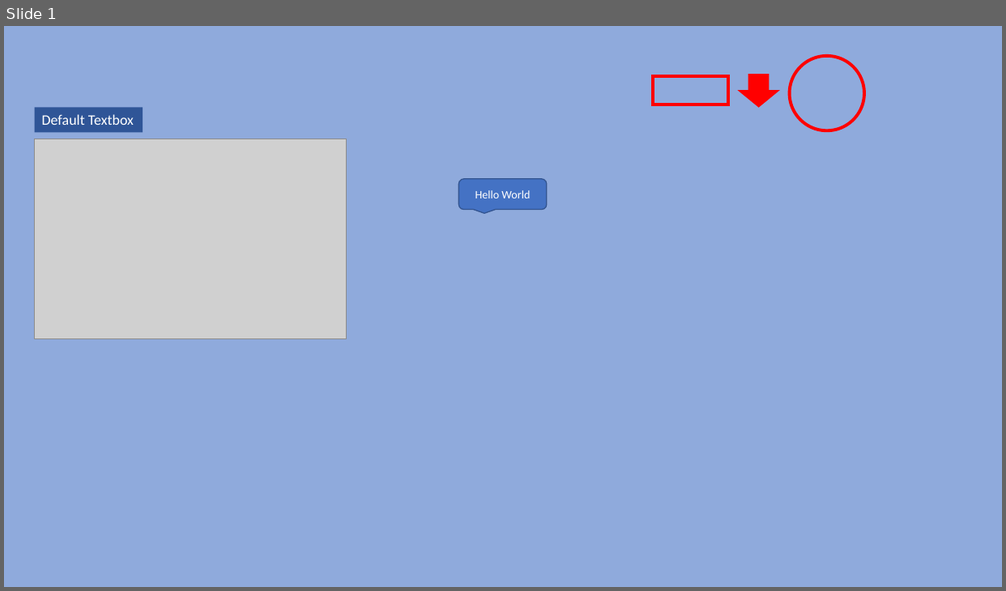
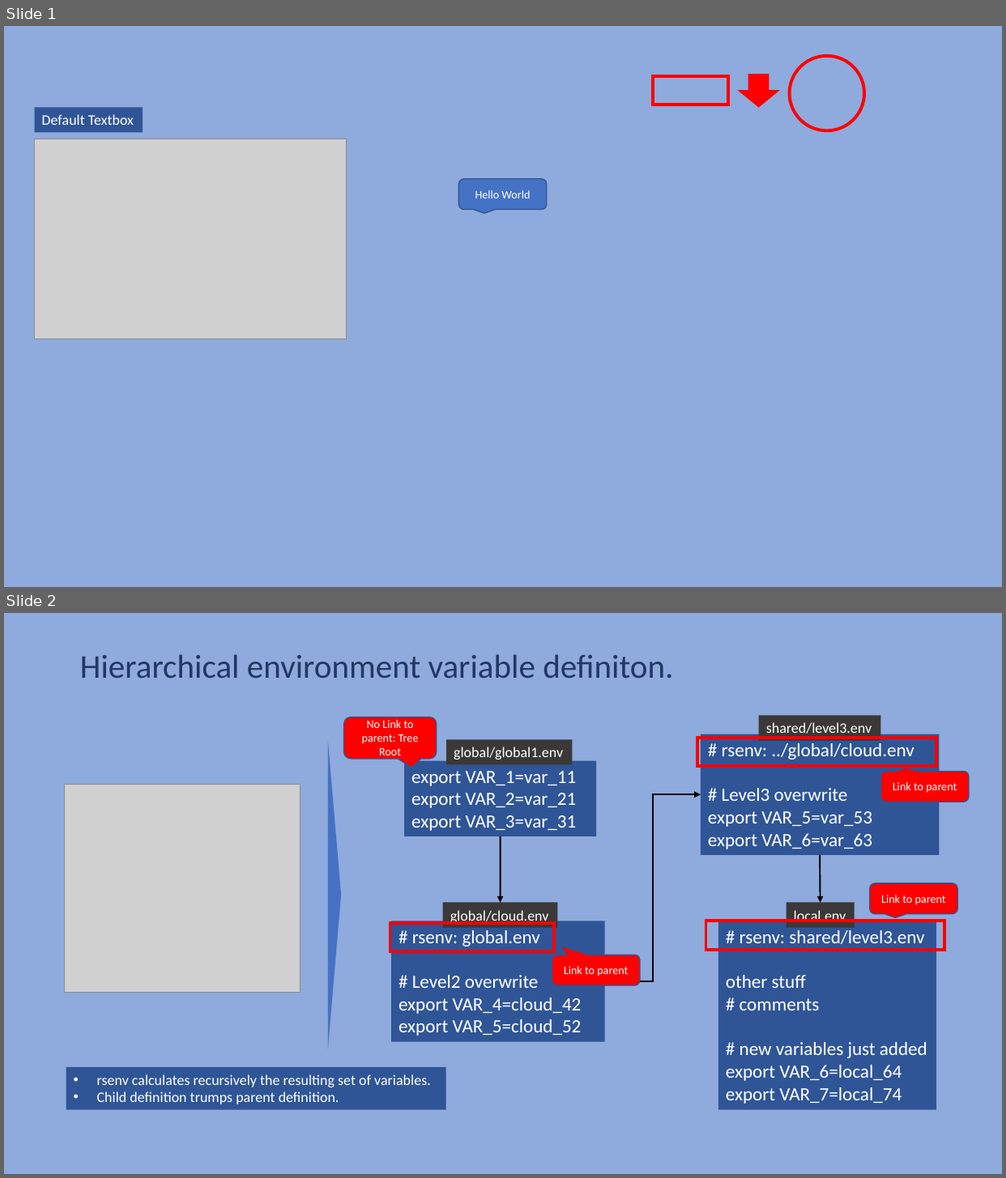
Before and after one commit to sysid/rs-env, a slide deck: doc/rsenv.pptx. Shown one above the other, each under a label of ours: slide 1 before the commit, slides 1 and 2 after it. The pictures are 1006x591 and 1006x1178 pixels, drawn with LibreOffice and Linux fonts; fonts in the diff are those of the drawing; grey boxes stand for pictures. Boxes give left, top, right and bottom in pixels: in the first picture for what was removed or moved away, otherwise in the second. Text is boxed around its words. In the diff, an @@ line names an element or a change of style, - is before the commit and + after.

```diff
--- a/doc/rsenv.pptx
+++ b/doc/rsenv.pptx
@@ slide 2 added at (4, 613, 1002, 1174), background #8FAADC @@
@@ title added at (80, 654, 673, 678), 32 pt, text #203864 @@
+Hierarchical environment variable definiton.
@@ rounded speech box added at (344, 717, 437, 759), fill #FF0000, outline #325491 1 pt, 11 pt, text #FFFFFF @@
+No Link to parent: Tree Root
@@ rectangle added at (759, 716, 880, 741), fill #3B3838, 14 pt, text #FFFFFF @@
+shared/level3.env
@@ triangle added at (328, 741, 341, 1050), fill #4472C4 @@
@@ rectangle added at (446, 739, 572, 765), fill #3B3838, 14 pt, text #FFFFFF @@
+global/global1.env
@@ rectangle added at (698, 738, 937, 766), outline #FF0000 3 pt @@
@@ rectangle added at (701, 735, 940, 855), fill #2F5597, 18 pt, text #FFFFFF @@
+# rsenv: ../global/cloud.env
+# Level3 overwrite
+export VAR_5=var_53
+export VAR_6=var_63
@@ rectangle added at (404, 761, 596, 837), fill #2F5597, 18 pt, text #FFFFFF @@
+export VAR_1=var_11
+export VAR_2=var_21
+export VAR_3=var_31
@@ rounded speech box added at (880, 771, 968, 802), fill #FF0000, outline #325491 1 pt, 11 pt, text #FFFFFF @@
+Link to parent
@@ picture added at (65, 785, 300, 993) @@
@@ elbow arrow added from (605, 982) to (701, 795), #000000 1.5 pt @@
@@ arrow added from (501, 837) to (501, 903), #000000 1.5 pt @@
@@ arrow added from (820, 855) to (820, 903), #000000 1.5 pt @@
@@ rectangle added at (443, 903, 557, 928), fill #3B3838, 14 pt, text #FFFFFF @@
+global/cloud.env
@@ rectangle added at (786, 903, 854, 928), fill #3B3838, 14 pt, text #FFFFFF @@
+local.env
@@ rounded speech box added at (870, 884, 957, 914), fill #FF0000, outline #325491 1 pt, 11 pt, text #FFFFFF @@
+Link to parent
@@ rectangle added at (390, 923, 554, 952), outline #FF0000 3 pt @@
@@ rectangle added at (391, 922, 604, 1043), fill #2F5597, 18 pt, text #FFFFFF @@
+# rsenv: global.env
+# Level2 overwrite
+export VAR_4=cloud_42
+export VAR_5=cloud_52
@@ rectangle added at (706, 922, 945, 950), outline #FF0000 3 pt @@
@@ rectangle added at (718, 922, 936, 1110), fill #2F5597, 18 pt, text #FFFFFF @@
+# rsenv: shared/level3.env
+other stuff
+# comments
+# new variables just added
+export VAR_6=local_64
+export VAR_7=local_74
@@ rounded speech box added at (552, 955, 640, 986), fill #FF0000, outline #325491 1 pt, 11 pt, text #FFFFFF @@
+Link to parent
@@ rectangle added at (66, 1067, 446, 1110), fill #2F5597, 14 pt, text #FFFFFF @@
+• rsenv calculates recursively the resulting set of variables.
+• Child definition trumps parent definition.
```
Also in this commit, not shown: 6 other files.
